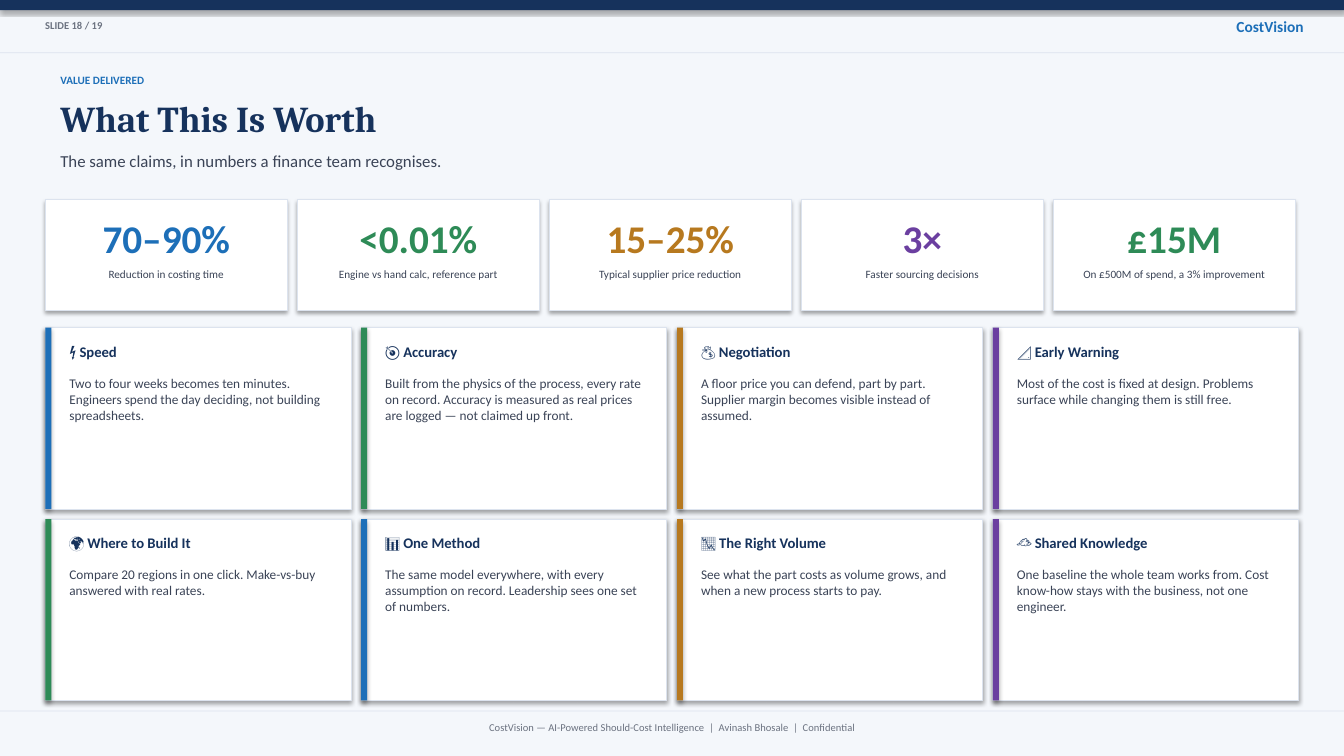
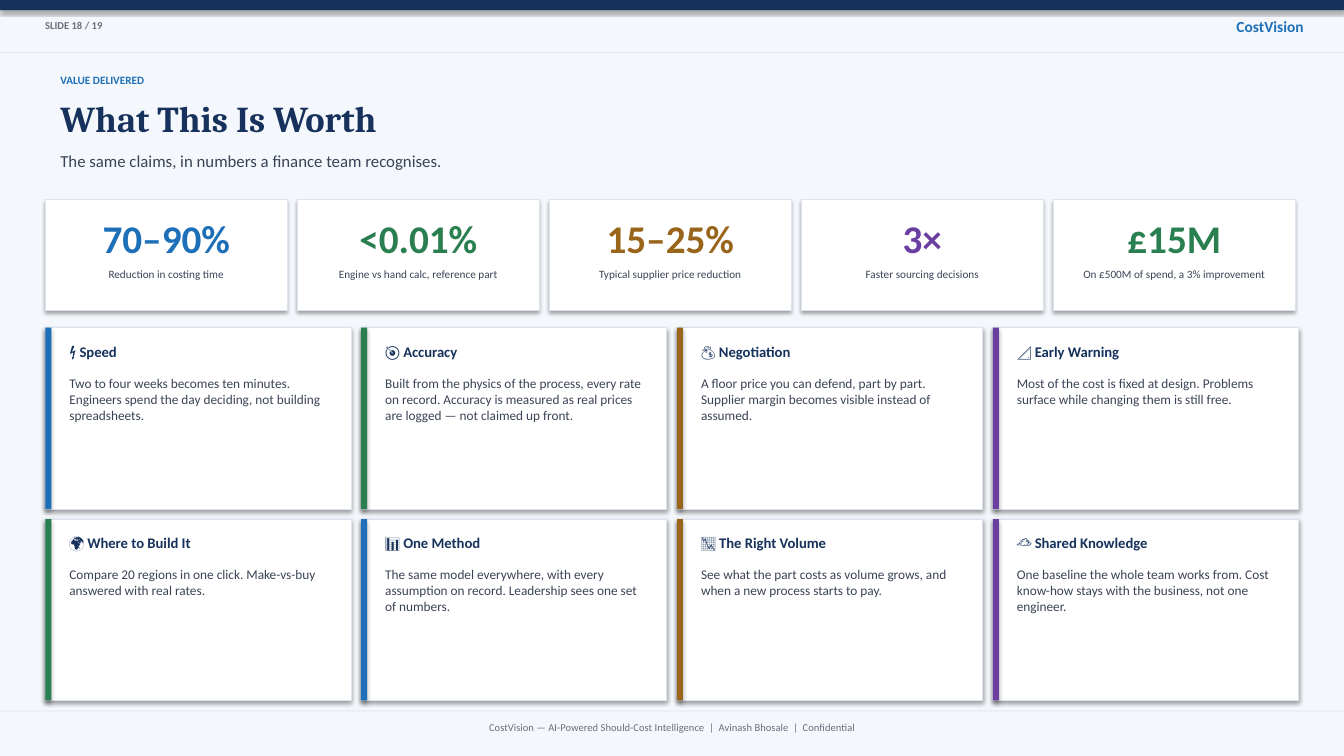
Before and after one commit to bhosaleavinash546/leamington-marathi, a slide deck: slide 18 of CostVision-Executive-Presentation.pptx. Drawn at 1344x756 pixels with LibreOffice and Linux fonts; fonts in the diff are those of the drawing. Boxes give left, top, right and bottom in pixels: in the first picture for what was removed or moved away, otherwise in the second. Text is boxed around its words. In the diff, an @@ line names an element or a change of style, - is before the commit and + after.

```diff
--- a/CostVision-Executive-Presentation.pptx
+++ b/CostVision-Executive-Presentation.pptx
@@ text "15–25%" at (x1=607, y1=226, x2=734, y2=254): text colour #B7791F to #99651A @@
@@ rectangle at (x1=678, y1=328, x2=684, y2=509): fill #B7791F to #99651A @@
@@ rectangle at (x1=678, y1=519, x2=684, y2=701): fill #B7791F to #99651A @@
```
Also in this commit, not shown: 18 other slides changed, 46 other files.
